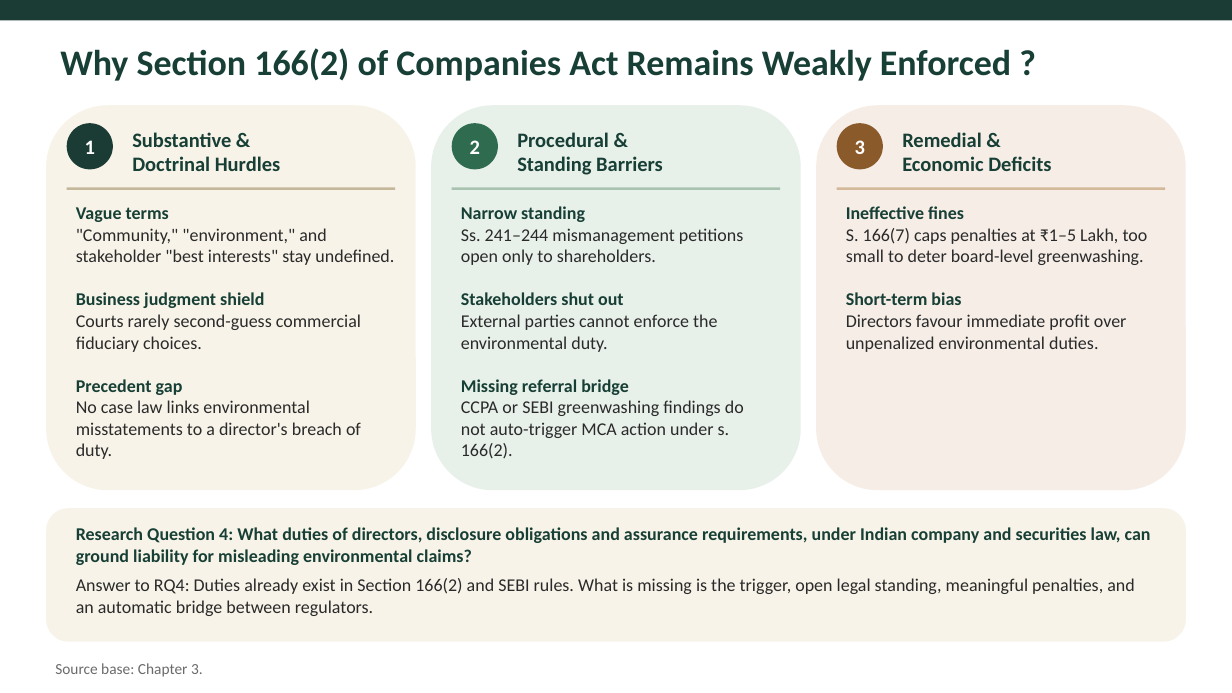
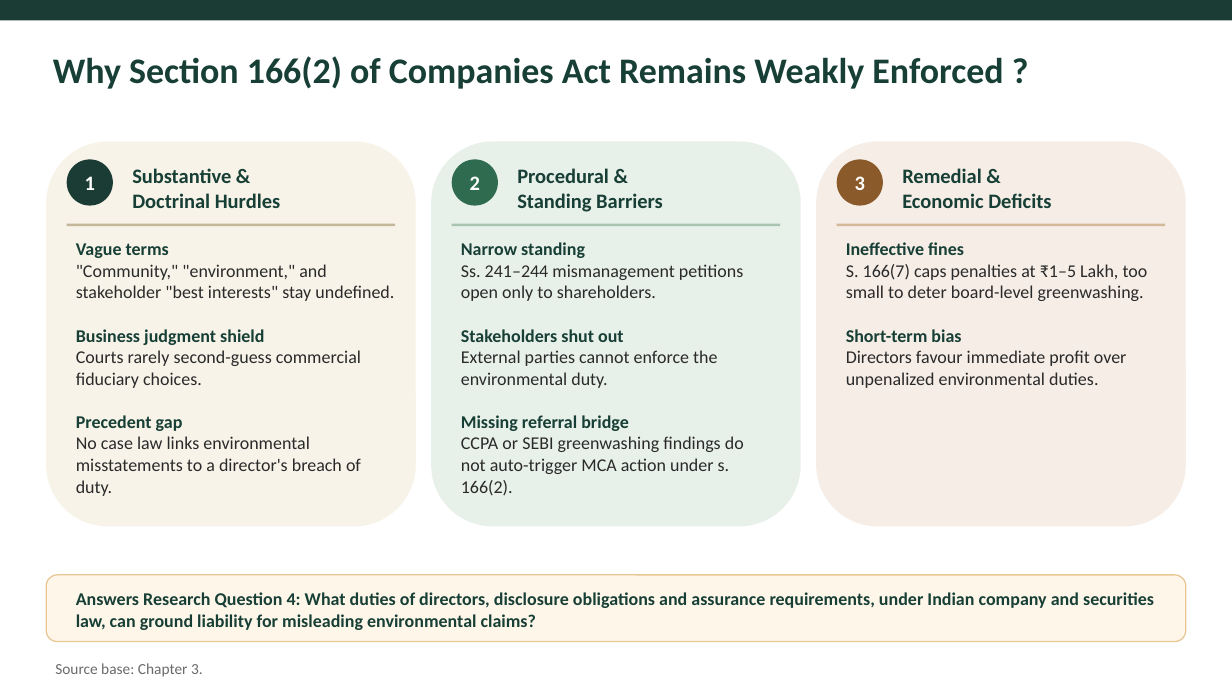
Before and after one commit to atul516/Final-VIva, a slide deck: slide 13 of Thesis Defence Presentation Final.pptx. Drawn at 1232x693 pixels with LibreOffice and Linux fonts; fonts in the diff are those of the drawing. Boxes give left, top, right and bottom in pixels: in the first picture for what was removed or moved away, otherwise in the second. Text is boxed around its words. In the diff, an @@ line names an element or a change of style, - is before the commit and + after.

```diff
--- a/Thesis Defence Presentation Final.pptx
+++ b/Thesis Defence Presentation Final.pptx
@@ text "Why Section 166(2) of Companies ...": place and size @@
-text "Why Section 166(2) of Companies ..." at box(60, 48, 1011, 81)
+text "Why Section 166(2) of Companies ..." at box(53, 56, 1003, 89)
@@ 9 texts, 3 rounded rectangles, 3 rectangles, 3 ellipses: place and size @@
-9 texts, 3 rounded rectangles, 3 rectangles, 3 ellipses at box(46, 105, 1186, 491)
+9 texts, 3 rounded rectangles, 3 rectangles, 3 ellipses at box(46, 141, 1186, 527)
@@ rounded rectangle: place and size @@
-rounded rectangle at box(46, 508, 1186, 641)
+rounded rectangle at box(46, 575, 1186, 641)
@@ rounded rectangle at box(46, 575, 1186, 641): fill #F7F3E8 to #FFF6EA; outline none to #E7C894 1 pt @@
@@ text at box(76, 592, 1154, 630): text changed @@
-Research Question 4: What duties of directors, disclosure obligations and assurance requirements, under Indian company and securities law, can ground liability for misleading environmental claims?
-Answer to RQ4: Duties already exist in Section 166(2) and SEBI rules. What is missing is the trigger, open legal standing, meaningful penalties, and an automatic bridge between regulators.
+Answers Research Question 4: What duties of directors, disclosure obligations and assurance requirements, under Indian company and securities law, can ground liability for misleading environmental claims?
```
Also in this commit, not shown: 8 other slides changed.
